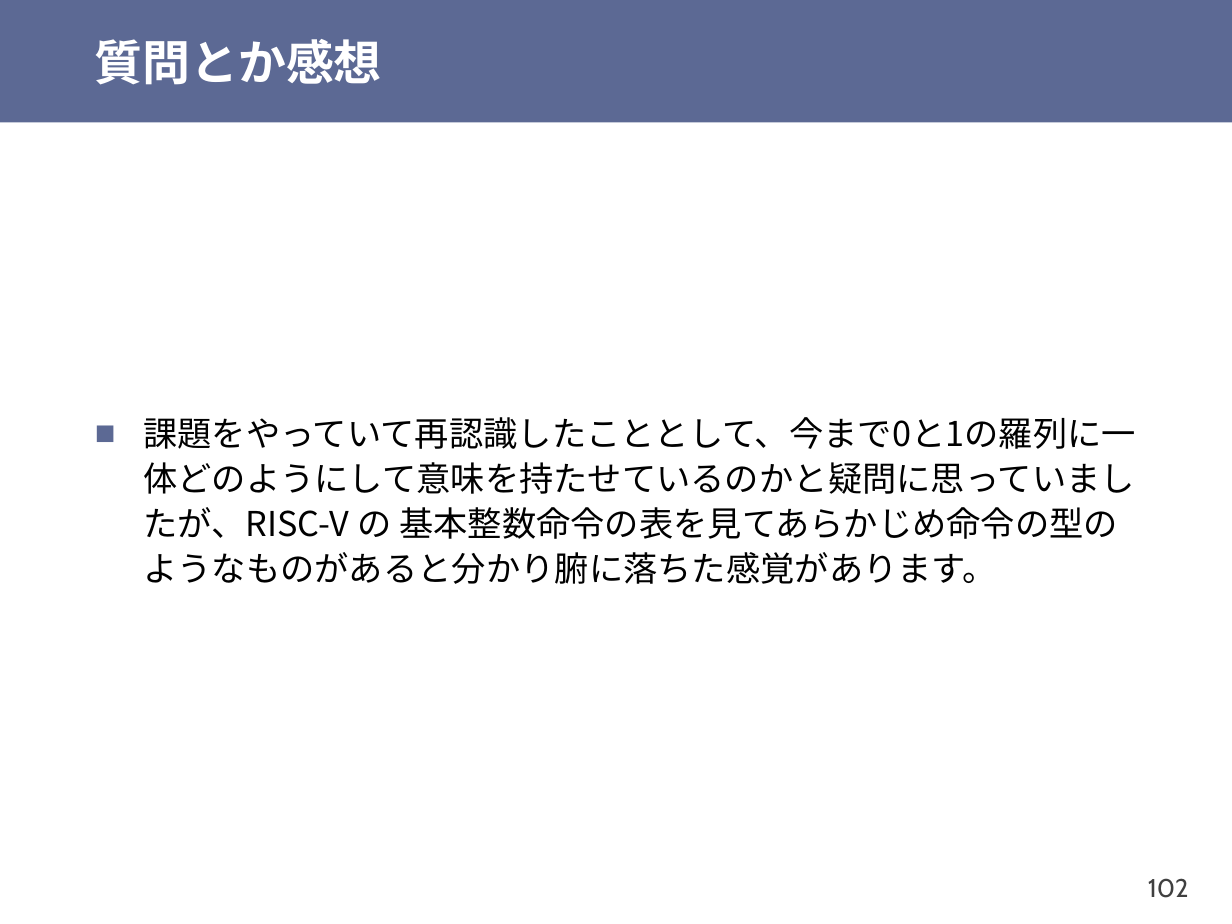
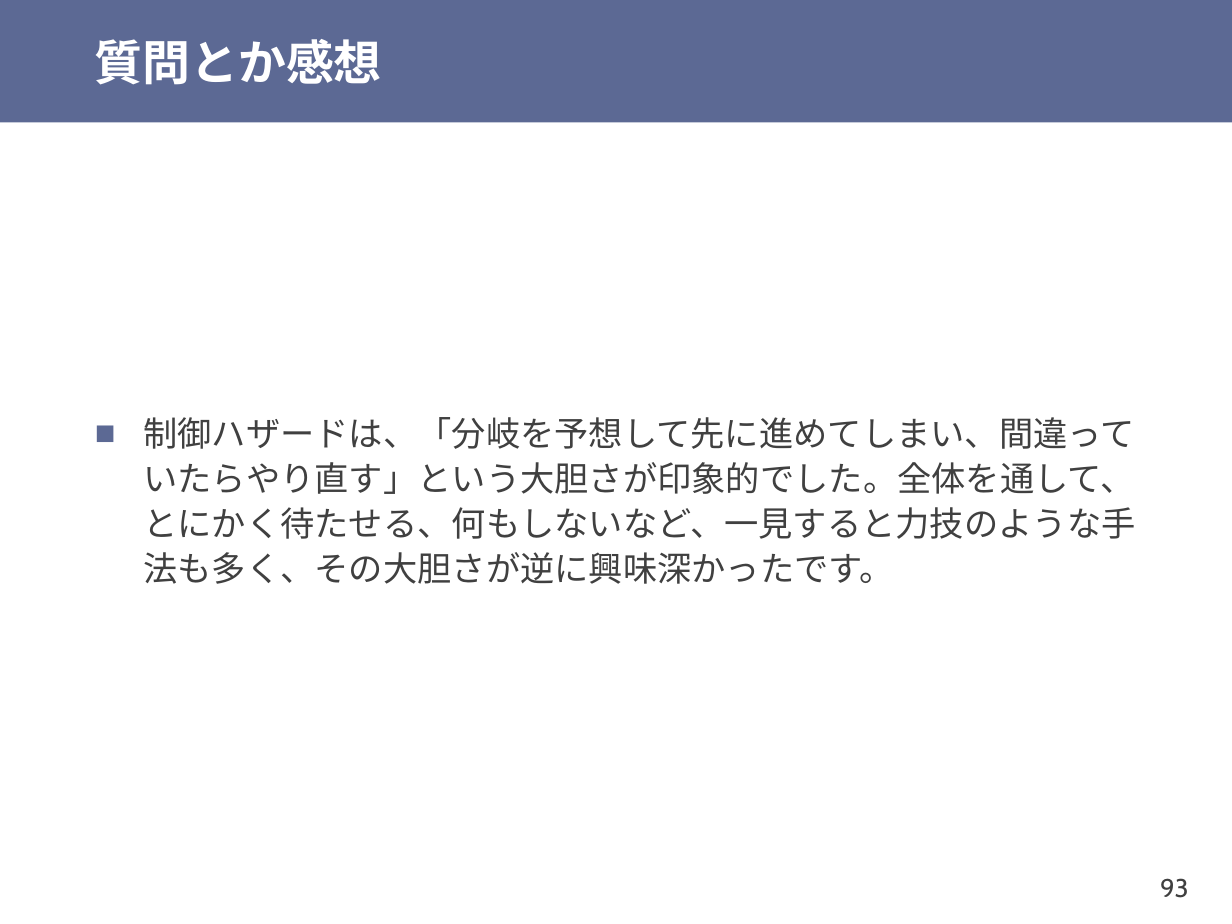
Before and after one commit to shioyadan/otya-computer-architecture-i, a slide deck: slide 93 of cai-shioya-07.pptx (slide 102 before the commit). Drawn at 1232x924 pixels with LibreOffice and Linux fonts; fonts in the diff are those of the drawing. Boxes give left, top, right and bottom in pixels: in the first picture for what was removed or moved away, otherwise in the second. Text is boxed around its words. In the diff, an @@ line names an element or a change of style, - is before the commit and + after.

```diff
--- a/cai-shioya-07.pptx
+++ b/cai-shioya-07.pptx
@@ text at box(143, 417, 1135, 584): text changed; font Noto Sans CJK JP to Cabin; text colour #000000 to #404040 @@
-■ 課題をやっていて再認識したこととして、今まで0と1の羅列に一体どのようにして意味を持たせているのかと疑問に思っていましたが、RISC-V の 基本整数命令の表を見てあらかじめ命令の型のようなものがあると分かり腑に落ちた感覚があります。
+■ 制御ハザードは、「分岐を予想して先に進めてしまい、間違っていたらやり直す」という大胆さが印象的でした。全体を通して、とにかく待たせる、何もしないなど、一見すると力技のような手法も多く、その大胆さが逆に興味深かったです。
@@ page number at box(1160, 878, 1189, 898): text changed @@
-102
+93
```
Also in this commit, not shown: 26 other slides changed, 4 slides added, 2 slides removed, 1 other file.
